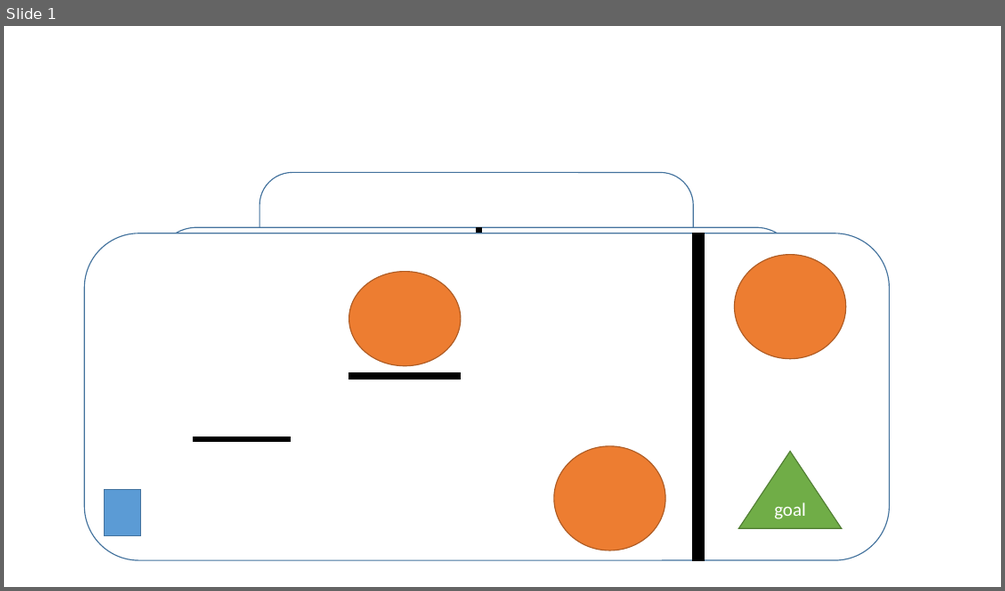
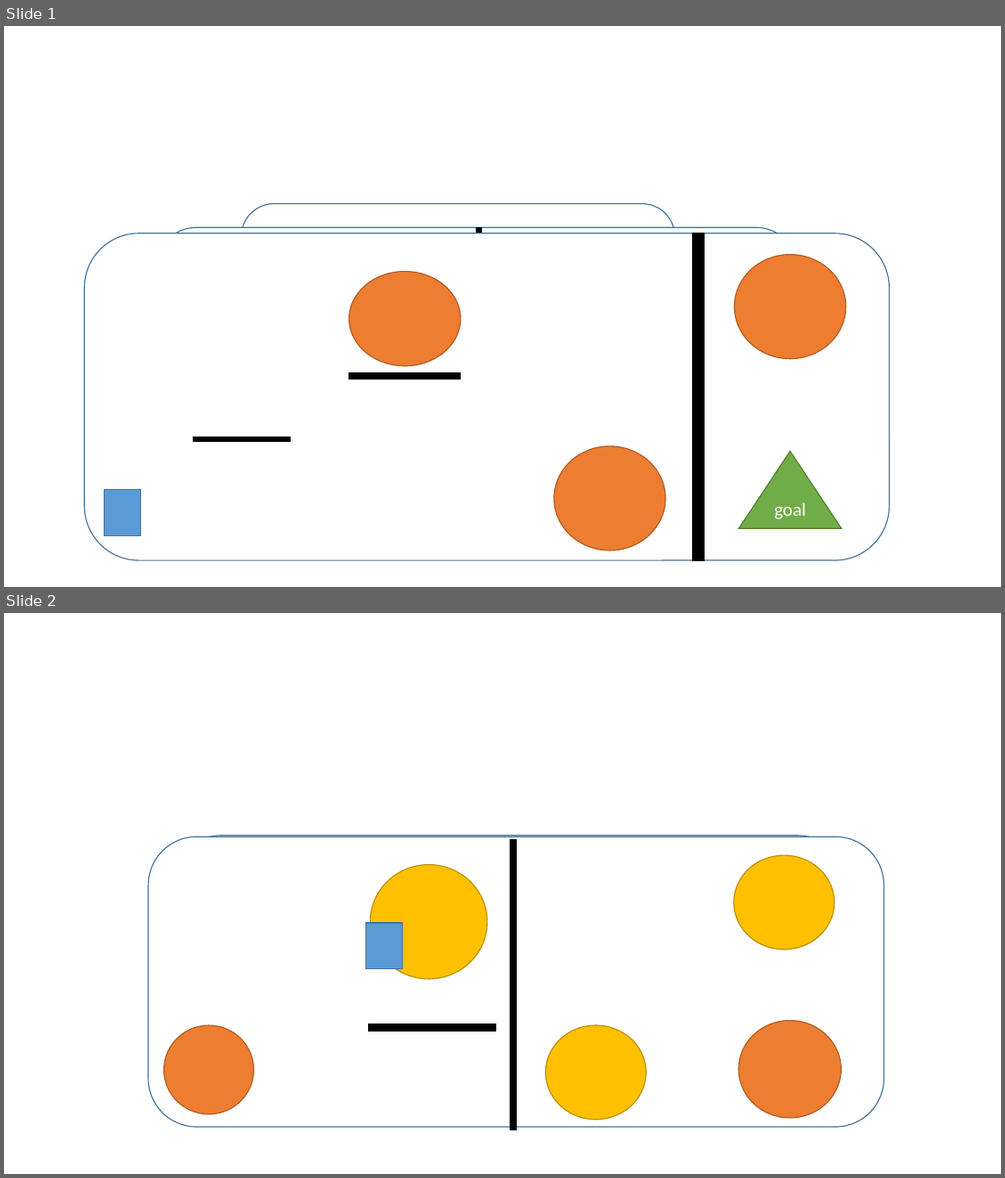
Before and after one commit to YangYang-Sam/Team-X-Masterpiece, a slide deck: Design/Veil Mechanic Example.pptx. Shown one above the other, each under a label of ours: slide 1 before the commit, slides 1 and 2 after it. The pictures are 1005x591 and 1005x1178 pixels, drawn with LibreOffice and Linux fonts; fonts in the diff are those of the drawing. Boxes give left, top, right and bottom in pixels: in the first picture for what was removed or moved away, otherwise in the second. Text is boxed around its words. In the diff, an @@ line names an element or a change of style, - is before the commit and + after.

```diff
--- a/Design/Veil Mechanic Example.pptx
+++ b/Design/Veil Mechanic Example.pptx
@@ slide 2 added at box(4, 613, 1001, 1174), background #FFFFFF @@
@@ rounded rectangle added at box(184, 835, 835, 1053), fill #FFFFFF, outline #43739E 1 pt @@
@@ group added at box(148, 836, 884, 1130): 5 ellipses, 2 rectangles, 1 rounded rectangle @@
@@ rectangle added at box(659, 836, 666, 943), fill #000000, outline #000000 1 pt @@
@@ rectangle added at box(366, 923, 403, 969), fill #5B9BD5, outline #43739E 1 pt @@
@@ slide 1 changed as well @@
@@ rounded rectangle: place and size @@
-rounded rectangle at box(259, 173, 694, 370)
+rounded rectangle at box(241, 204, 675, 401)
```
Also in this commit, not shown: 6 other slides added.
